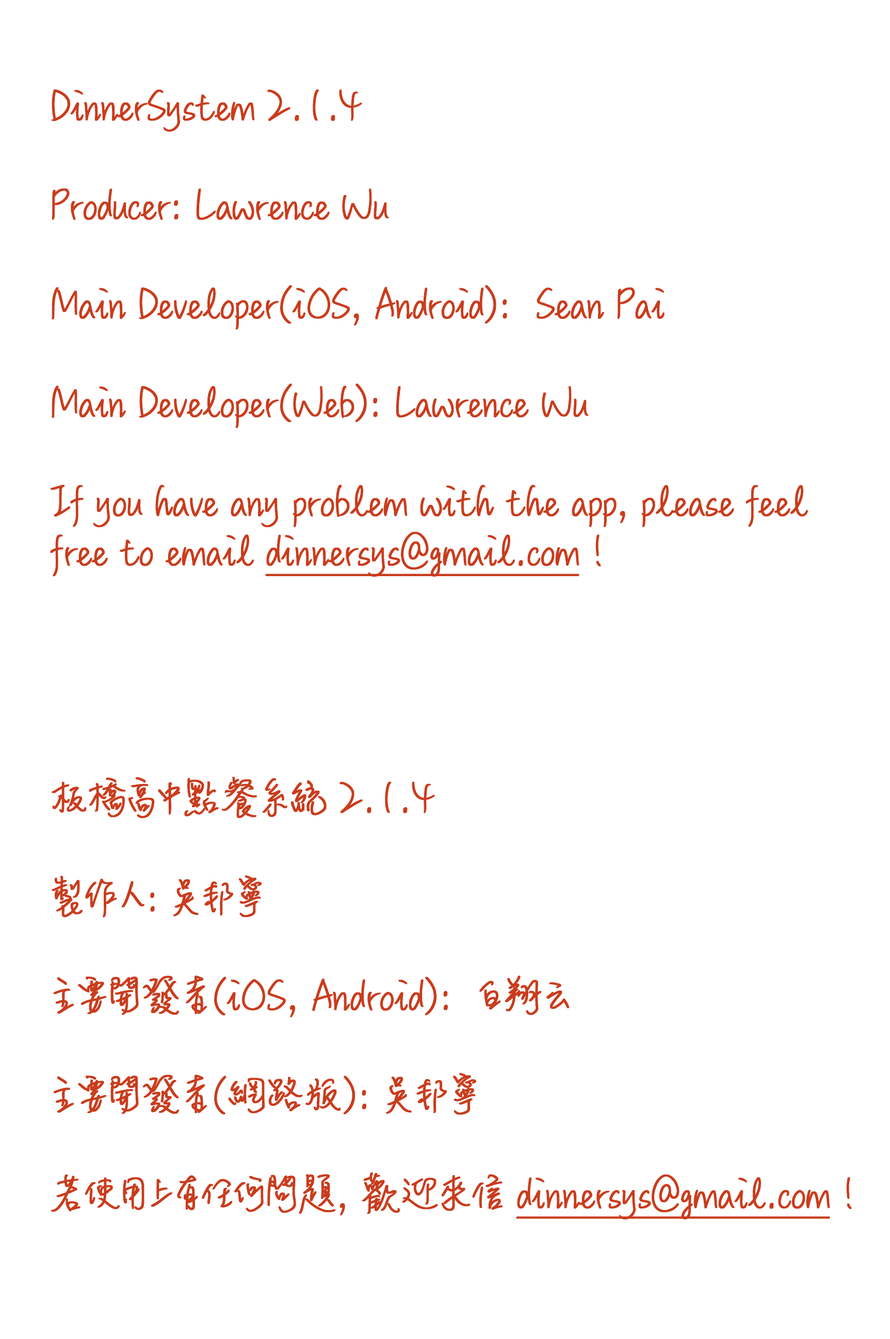
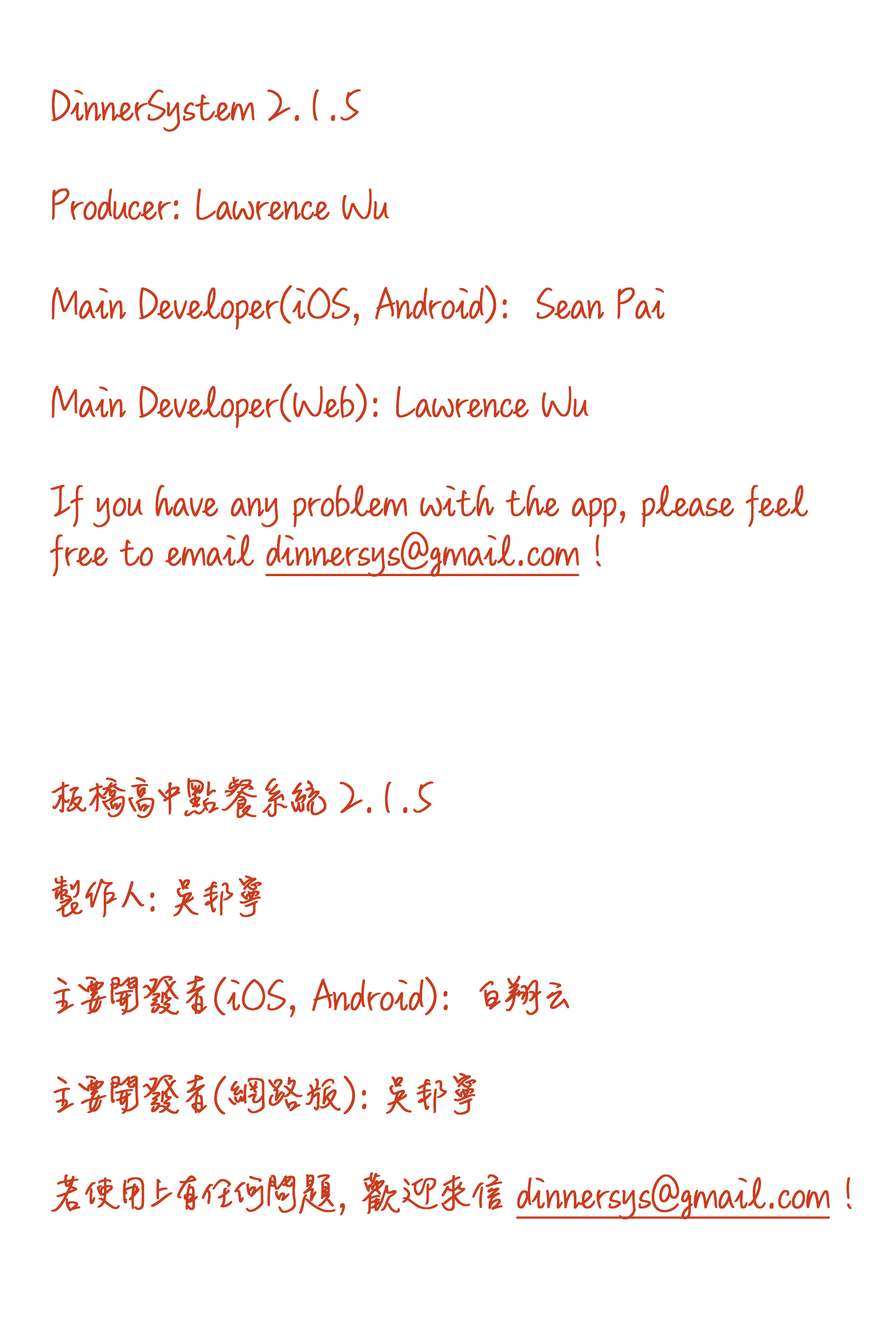
Revision of a layered 890x1339 image; what changed, layer by layer:
renamed "DinnerSystem 2.1.4 Producer: Lawrence Wu Main Developer(iOS," to "DinnerSystem 2.1.5 Producer: Lawrence Wu Main Developer(iOS,", painted on it over [left=338, top=89, right=435, bottom=814]
